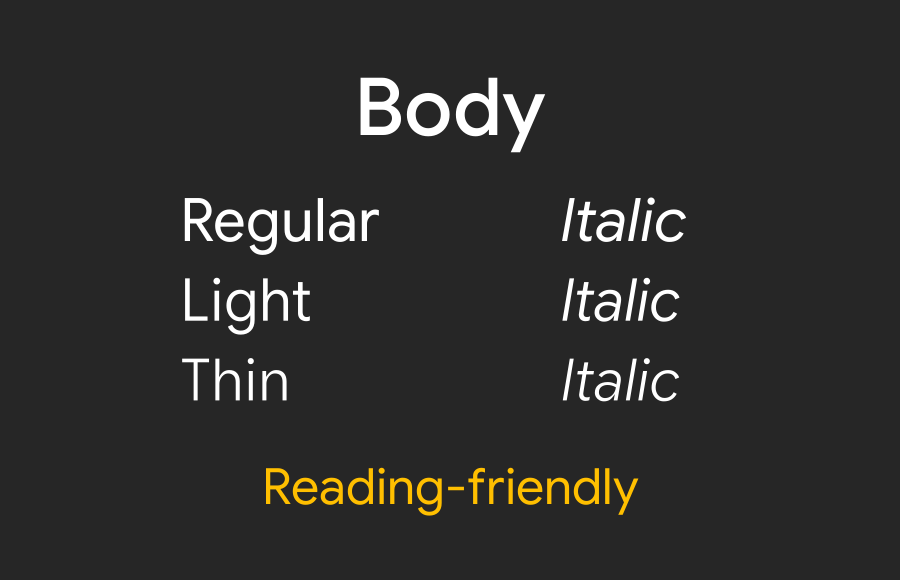
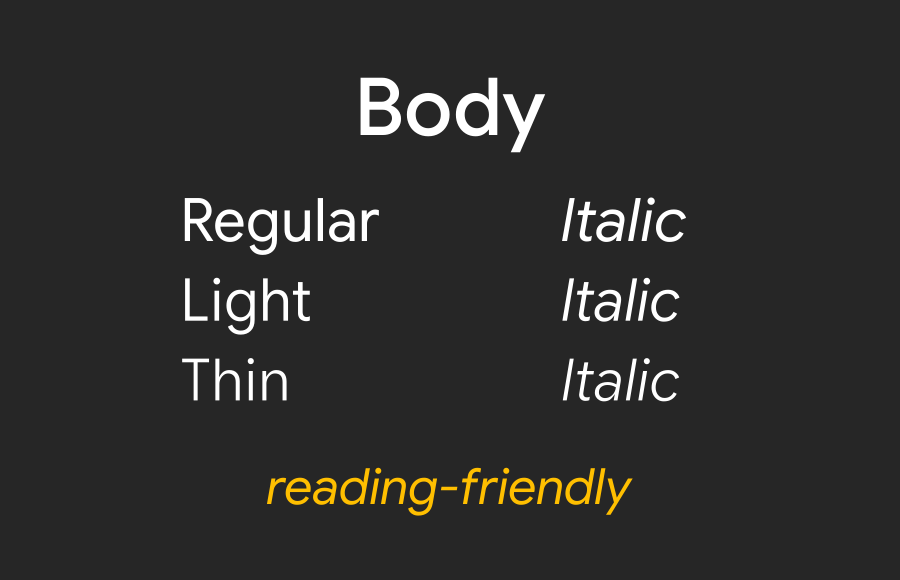
Before/after of a 900×580 layered artwork. What changed in the layer stack:
renamed "Reading-friendly" to "reading-friendly", painted on it over [266, 467, 639, 516]
